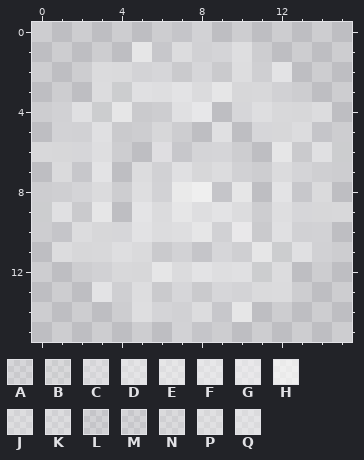
Pixel-art sprite: public/favicon-16x16.png. The first picture shows the starting point.
The file is 16x16 pixels. Pixels under 10% opacity are left out. Colours within 5 levels of each other are drawn and written as one.
Palette (. is transparent): A #feffff30  B #fefffe39  C #fffeff5a  D #fefeff77  E #fffffe7e  F #feffff86  G #fffeff8f  H #fffffeac  J #fefffe53  K #fffffe4b  L #ffffff1c  M #ffffff24  N #ffffff42  P #ffffff61  Q #ffffff71
Pixels before, first column x 0:
 0 .......LL.......
 1 .....EMKKME.....
 2 ...QNJAAAAJNQ...
 3 ...KBPEQQEPBK...
 4 .KPBEA.FF.AEBPK.
 5 .LKPA.P..P.APKL.
 6 BPAE..CMMC..EAPB
 7 .NMQ.KKPPKK.QMN.
 8 .NMQ.ELHHLE.QMN.
 9 BPAE.DQEEQD.EAPB
10 .LKPAGKEEKGAPKL.
11 .KPBENALLANEBPK.
12 ...KBPEQQEPBK...
13 ...QNJAAAAJNQ...
14 .....EMKKME.....
15 .......LL.......
Now the later version:
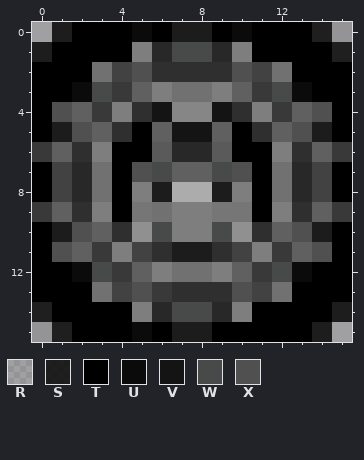
Colours new in this view: R #00000038  S #000000d8  T #000000  U #0b0b0b  V #141415  W #484949  X #505050
The exact change:
Colour A changes from #feffff30 to #2f2f2f.
Colour B changes from #fefffe39 to #393939.
Colour C changes from #fffeff5a to #5a5a5a.
Colour D changes from #fefeff77 to #777676.
Colour E changes from #fffffe7e to #7e7e7e.
Colour F changes from #feffff86 to #868687.
Colour G changes from #fffeff8f to #909090.
Colour H changes from #fffffeac to #acacac.
Colour L changes from #ffffff1c to #1c1c1c.
Colour M changes from #ffffff24 to #282828.
Colour N changes from #ffffff42 to #424242.
Colour P changes from #ffffff61 to #606060.
Colour Q changes from #ffffff71 to #717171.
The edit turns colour A into colour B in row 13 at x 6.
The edit turns colour Q into colour D in row 9 at x 9.
There is now colour R in row 0 at x 0 and 15; in row 15 at x 0 and 15.
There is now colour S in row 0 at x 1 and 14; in row 1 at x 0 and 15; in row 14 at x 0 and 15; in row 15 at x 1 and 14.
There is now colour T in row 0 at x 2 to 4, 6, 9 and 11 to 13; in row 1 at x 1 to 4 and 11 to 14; in row 2 at x 0 to 2 and 13 to 15; in row 3 at x 0 to 1 and 14 to 15; in row 4 at x 0 and 15; in row 5 at x 0, 5, 10 and 15.
There is now colour T in row 6 at x 4 to 5 and 10 to 11; in rows 7 to 8 at x 0, 4, 11 and 15; in row 9 at x 4 and 11; in rows 10 to 11 at x 0 and 15; in row 12 at x 0 to 1 and 14 to 15; in row 13 at x 0 to 2 and 13 to 15.
There is now colour T in row 14 at x 1 to 4 and 11 to 14; in row 15 at x 2 to 4, 6 and 9 to 13.
There is now colour U in row 0 at x 5 and 10; in row 3 at x 2 and 13; in row 12 at x 2 and 13; in row 15 at x 5.
There is now colour V in row 4 at x 6 and 9; in row 5 at x 7 to 8.
The edit turns colour K into colour W in row 1 at x 7 to 8; in row 3 at x 3 and 12; in row 7 at x 6 and 9; in row 10 at x 6 and 9; in row 12 at x 3 and 12; in row 14 at x 7 to 8.
The edit turns colour J into colour X in row 2 at x 5 and 10; in row 13 at x 5 and 10.
The edit turns colour K into colour X in row 4 at x 1 and 14; in row 5 at x 2 and 13; in row 7 at x 5 and 10; in row 10 at x 2 and 13; in row 11 at x 1 and 14.
